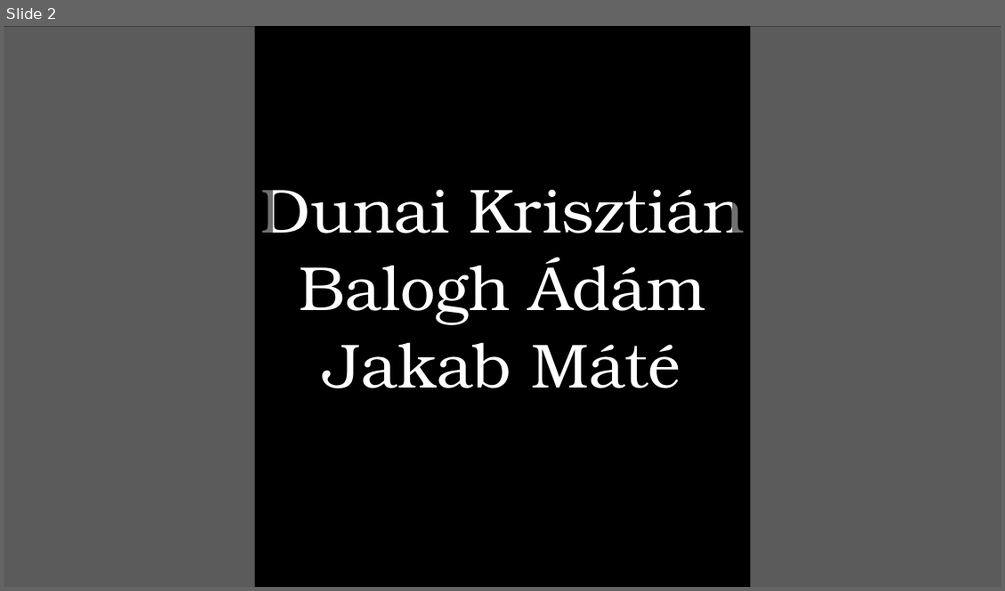
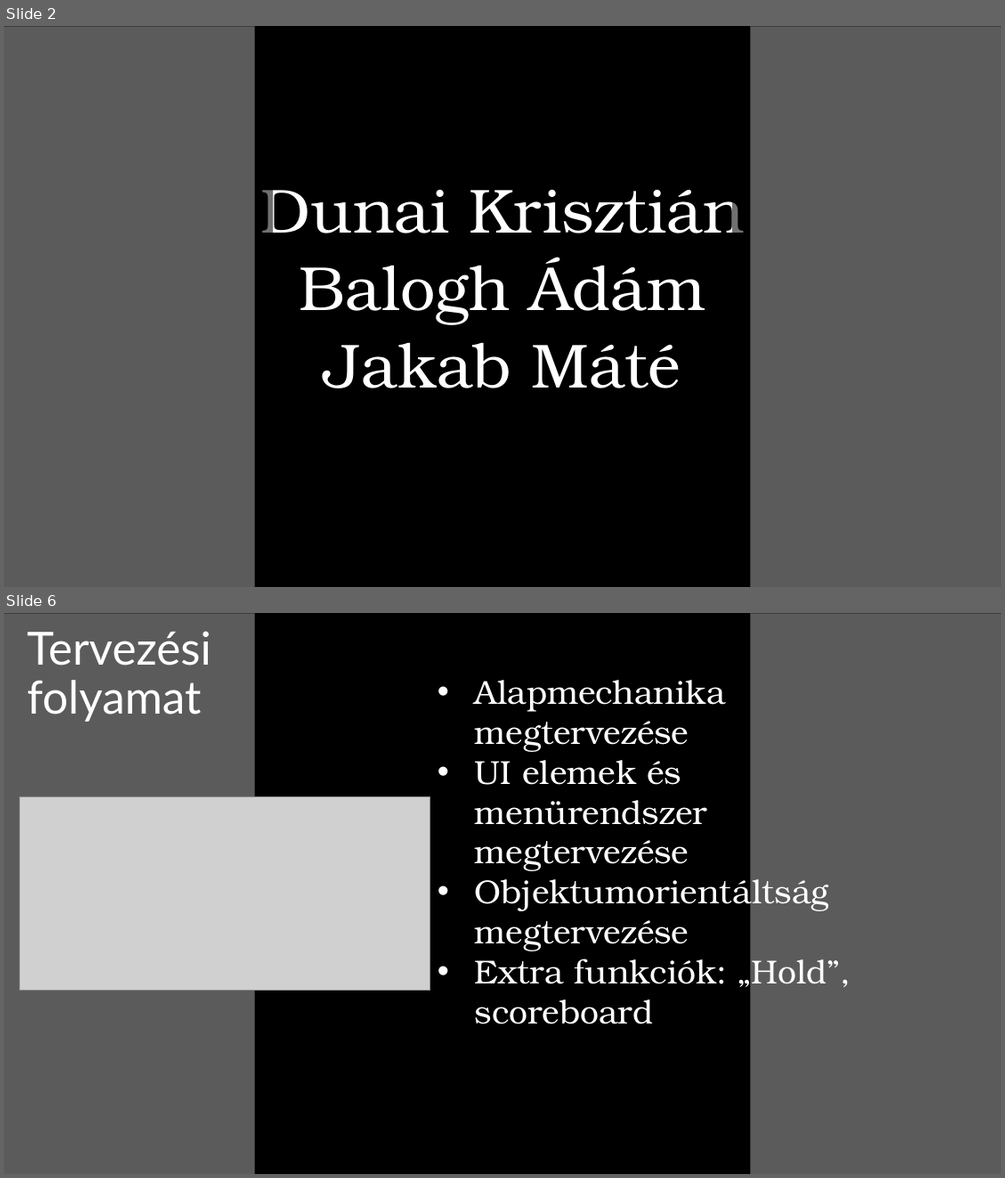
Before and after one commit to balogha2005/Tetris-projekt, a slide deck: PPT/Tetrisz ppt.pptx. Shown one above the other, each under a label of ours: slide 2 before the commit, slides 2 and 6 after it; the slides between them are not shown. The pictures are 1005x591 and 1005x1178 pixels, drawn with LibreOffice and Linux fonts; fonts in the diff are those of the drawing; grey boxes stand for pictures. Boxes give left, top, right and bottom in pixels: in the first picture for what was removed or moved away, otherwise in the second. Text is boxed around its words. In the diff, an @@ line names an element or a change of style, - is before the commit and + after.

```diff
--- a/PPT/Tetrisz ppt.pptx
+++ b/PPT/Tetrisz ppt.pptx
@@ slide 6 added at box(4, 613, 1001, 1174), background #000000 @@
@@ picture added at box(4, 613, 254, 1174) @@
@@ rectangle added at box(4, 613, 273, 1174), fill #000000 at 56% opacity @@
@@ title added at box(27, 631, 211, 722), 44 pt, text #FFFFFF @@
+Tervezési folyamat
@@ rectangle added at box(732, 613, 1001, 1174), fill #000000 at 56% opacity @@
@@ picture added at box(751, 613, 1001, 1174) @@
@@ text added at box(475, 680, 851, 991), 32 pt, text #FFFFFF @@
+• Alapmechanika megtervezése
+• UI elemek és menürendszer megtervezése
+• Objektumorientáltság megtervezése
+• Extra funkciók: „Hold”, scoreboard
@@ picture added at box(19, 797, 429, 989) @@
```
Also in this commit, not shown: 2 slides changed, 6 other slides added, 6 slides removed.
